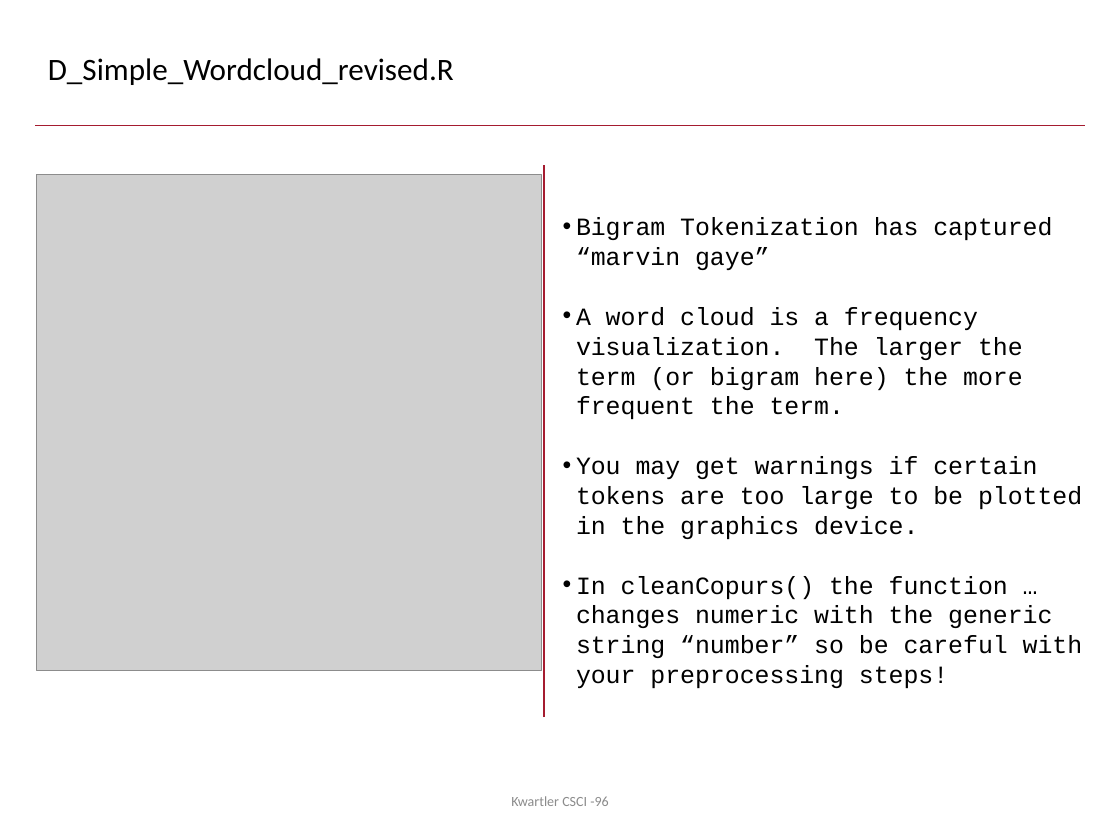
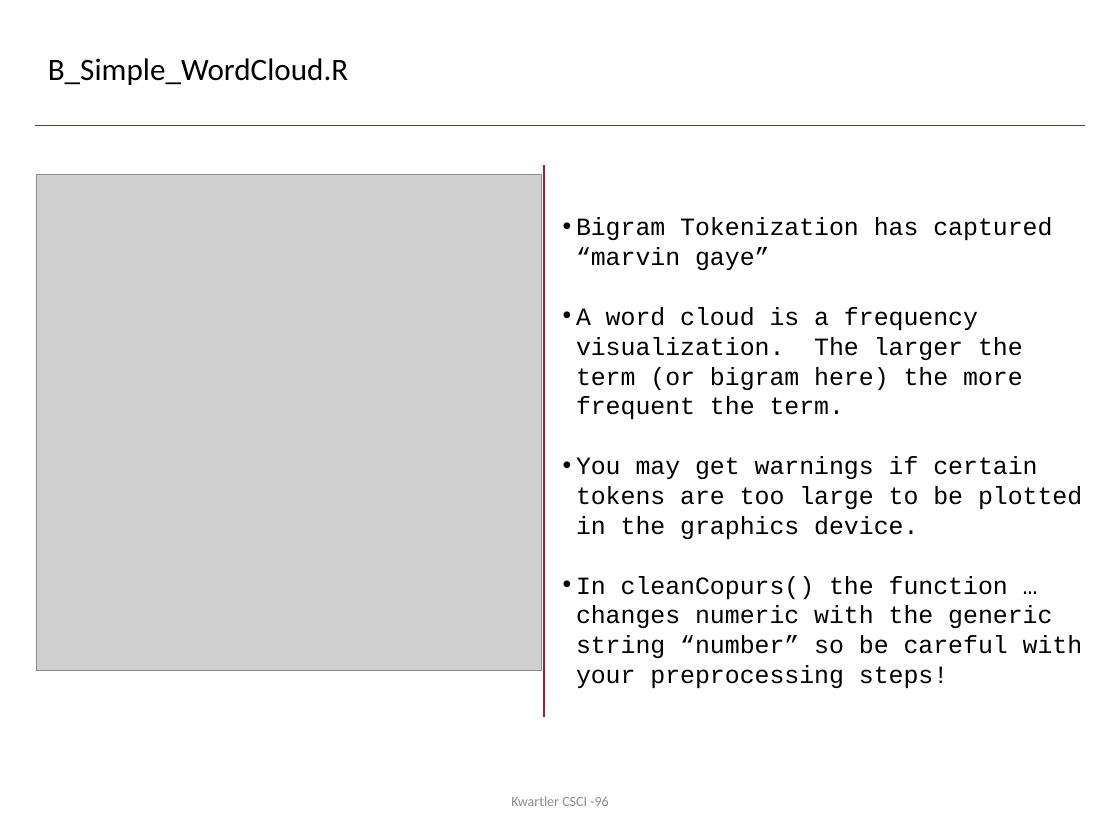
Before and after one commit to kwartler/Harvard_DataMining_Business_Student, a slide deck: slide 8 of Lessons/K_Text_Mining_2/B_wordClouds_revisited.pptx. Drawn at 1120x840 pixels with LibreOffice and Linux fonts; fonts in the diff are those of the drawing; grey boxes stand for pictures; background and template pictures are left out. Boxes give left, top, right and bottom in pixels: in the first picture for what was removed or moved away, otherwise in the second. Text is boxed around its words. In the diff, an @@ line names an element or a change of style, - is before the commit and + after.

```diff
--- a/Lessons/K_Text_Mining_2/B_wordClouds_revisited.pptx
+++ b/Lessons/K_Text_Mining_2/B_wordClouds_revisited.pptx
@@ title at (48, 58, 349, 85): text changed @@
-D_Simple_Wordcloud_revised.R
+B_Simple_WordCloud.R
```
Also in this commit, not shown: 22 other slides changed, 4 slides removed, 5 other files.
